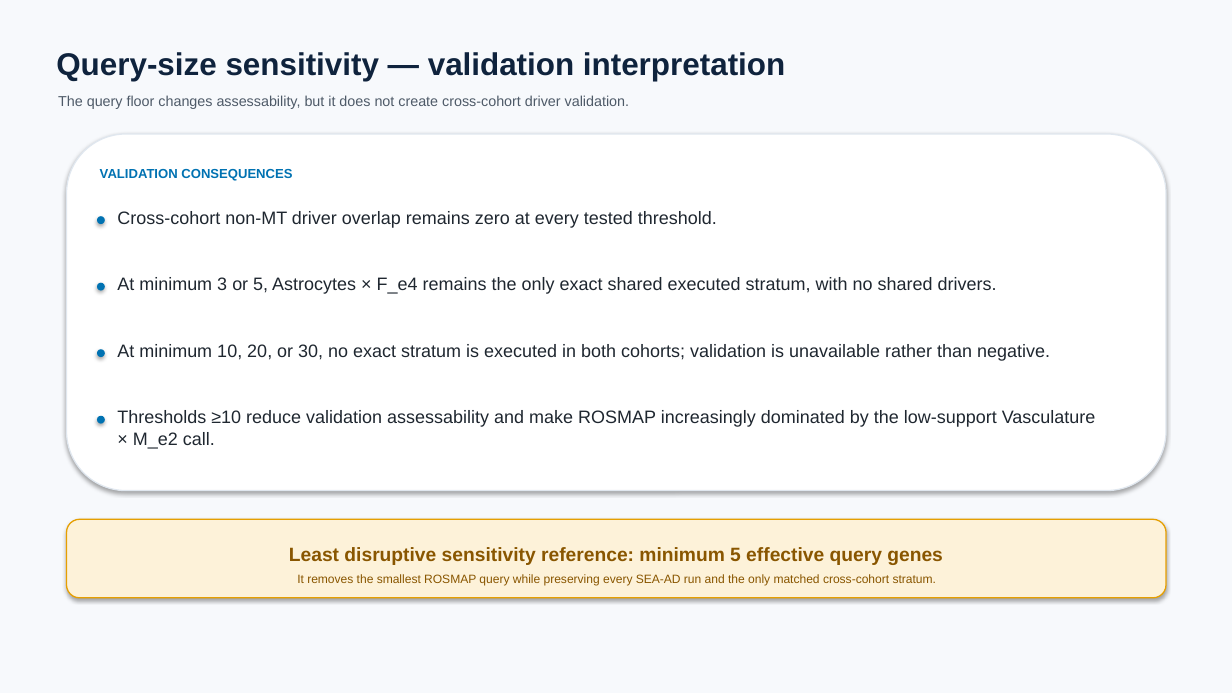
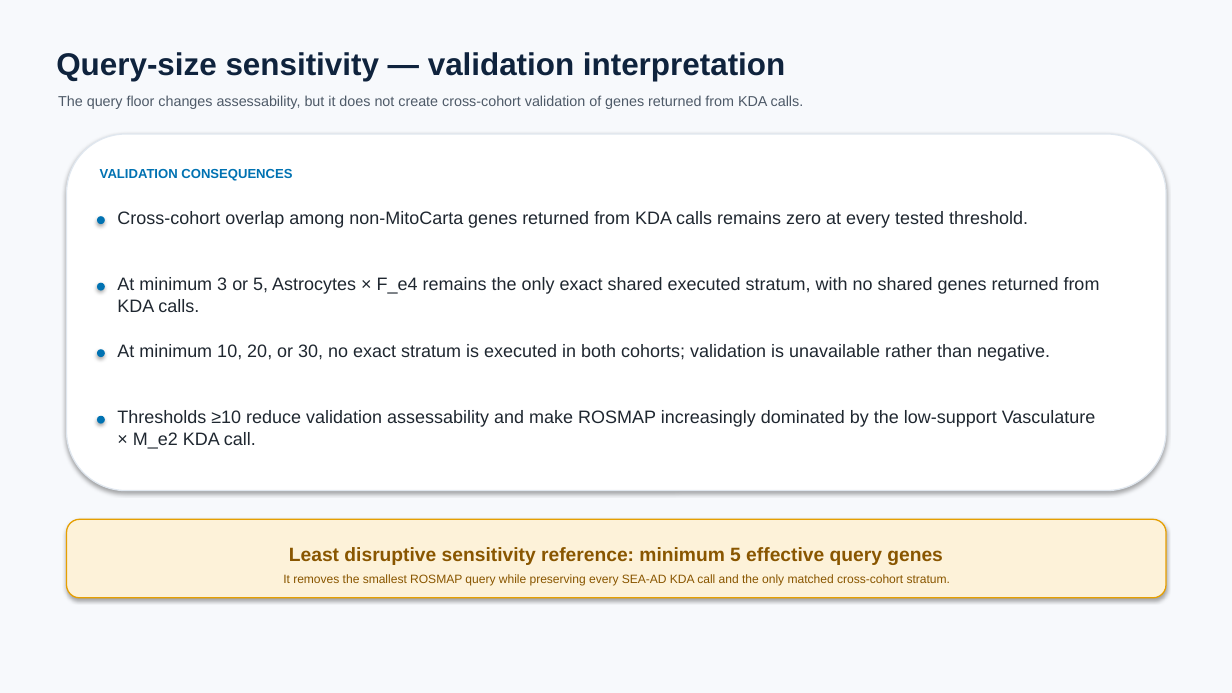
Before and after one commit to ericzhuang2010/alzheimer, a slide deck: slide 45 of docs/presentations/09162026/09162026_sex_apoe_kda_fine_broad.pptx (slide 39 before the commit). Drawn at 1232x693 pixels with LibreOffice and Linux fonts; fonts in the diff are those of the drawing. Boxes give left, top, right and bottom in pixels: in the first picture for what was removed or moved away, otherwise in the second. Text is boxed around its words. In the diff, an @@ line names an element or a change of style, - is before the commit and + after.

```diff
--- a/docs/presentations/09162026/09162026_sex_apoe_kda_fine_broad.pptx
+++ b/docs/presentations/09162026/09162026_sex_apoe_kda_fine_broad.pptx
@@ text at (x1=58, y1=95, x2=804, y2=109): text changed @@
-The query floor changes assessability, but it does not create cross-cohort driver validation.
+The query floor changes assessability, but it does not create cross-cohort validation of genes returned from KDA calls.
@@ text at (x1=117, y1=211, x2=1028, y2=228): text changed @@
-Cross-cohort non-MT driver overlap remains zero at every tested threshold.
+Cross-cohort overlap among non-MitoCarta genes returned from KDA calls remains zero at every tested threshold.
@@ text at (x1=117, y1=277, x2=1100, y2=312): text changed @@
-At minimum 3 or 5, Astrocytes × F_e4 remains the only exact shared executed stratum, with no shared drivers.
+At minimum 3 or 5, Astrocytes × F_e4 remains the only exact shared executed stratum, with no shared genes returned from KDA calls.
@@ text at (x1=117, y1=410, x2=1096, y2=449): text changed @@
-Thresholds ≥10 reduce validation assessability and make ROSMAP increasingly dominated by the low-support Vasculature × M_e2 call.
+Thresholds ≥10 reduce validation assessability and make ROSMAP increasingly dominated by the low-support Vasculature × M_e2 KDA call.
@@ text at (x1=283, y1=574, x2=950, y2=586): text changed @@
-It removes the smallest ROSMAP query while preserving every SEA-AD run and the only matched cross-cohort stratum.
+It removes the smallest ROSMAP query while preserving every SEA-AD KDA call and the only matched cross-cohort stratum.
```
Also in this commit, not shown: 117 other slides changed, 7 slides added, 18 slides removed, 50 other files.
